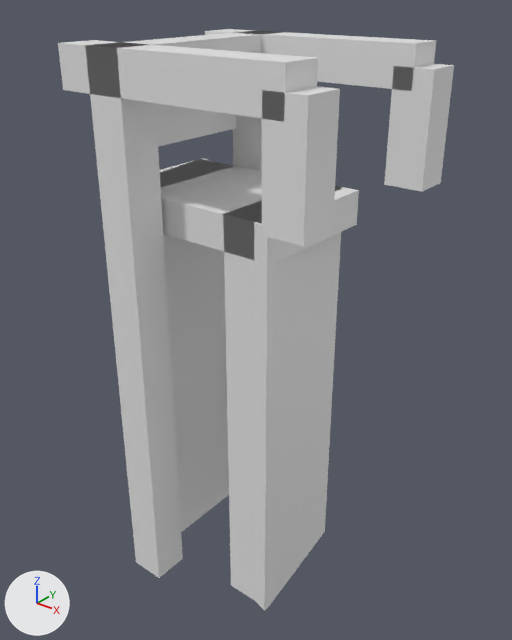
What one commit did to the glTF model models/maasland/maasland-brug-844be4f4/maasland-brug-844be4f4.glb.
The view is the same before and after, from a 50 mm lens placed at (10.33, -11.97, 4.44), pointed at (0.65, 0.13, -3.07). Every picture has the same lights, and +X, +Y and +Z are marked at lower left. The first picture is the older version.

The first picture shows 'building:balans', 'building:balans 2', 'building:contragewicht', 'building:hamei', 'building:hamei 2', 'building:hangstang', 'building:hangstang 2', 'building:portaal', 'road:dek', 'road:landhoofd (aangenomen)', 'road:landhoofd (aangenomen) 2'.
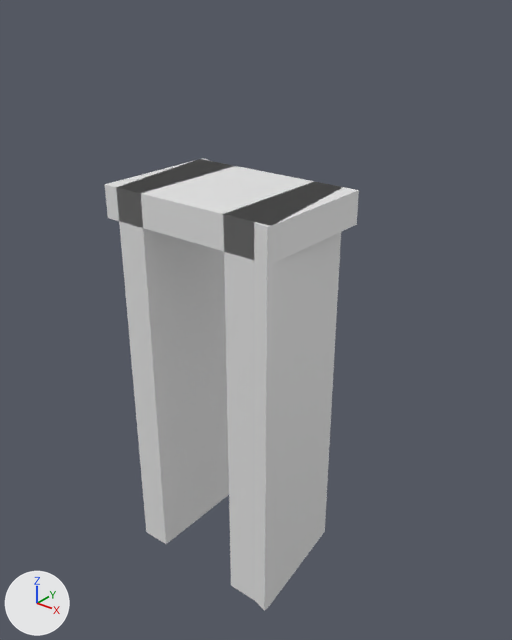
Changed parts and their boxes (x1, y1, x2, y2) in the pictures (512 x 640 px):
'building:hamei 2', deleted: before (86, 42, 183, 578)
'building:balans 2', deleted: before (58, 40, 318, 121)
'building:hangstang 2', deleted: before (262, 86, 340, 246)
'building:hangstang', deleted: before (384, 64, 454, 192)
'building:balans', deleted: before (205, 29, 436, 91)
'building:contragewicht', deleted: before (156, 103, 236, 147)
'building:portaal', deleted: before (106, 32, 272, 53)
'building:hamei', deleted: before (233, 31, 280, 171)

Patch to the scene script:
```diff
--- a/models/maasland/maasland-brug-844be4f4/maasland-brug-844be4f4.glb.py
+++ b/models/maasland/maasland-brug-844be4f4/maasland-brug-844be4f4.glb.py
@@ ob_building_hamei @@
-ob_building_hamei = bpy.data.objects.new('building:hamei', me_hamei)
-ob_building_hamei.location = (0.0, 0.0, 0.0)
@@ ob_building_hamei_2 @@
-ob_building_hamei_2 = bpy.data.objects.new('building:hamei 2', me_hamei_2)
-ob_building_hamei_2.location = (0.0, 0.0, 0.0)
@@ ob_building_portaal @@
-ob_building_portaal = bpy.data.objects.new('building:portaal', me_portaal)
-ob_building_portaal.location = (0.0, 0.0, 0.0)
@@ ob_building_balans @@
-ob_building_balans = bpy.data.objects.new('building:balans', me_balans)
-ob_building_balans.location = (0.0, 0.0, 0.0)
@@ ob_building_hangstang @@
-ob_building_hangstang = bpy.data.objects.new('building:hangstang', me_hangstang)
-ob_building_hangstang.location = (0.0, 0.0, 0.0)
@@ ob_building_balans_2 @@
-ob_building_balans_2 = bpy.data.objects.new('building:balans 2', me_balans_2)
-ob_building_balans_2.location = (0.0, 0.0, 0.0)
@@ ob_building_hangstang_2 @@
-ob_building_hangstang_2 = bpy.data.objects.new('building:hangstang 2', me_hangstang_2)
-ob_building_hangstang_2.location = (0.0, 0.0, 0.0)
@@ ob_building_contragewicht @@
-ob_building_contragewicht = bpy.data.objects.new('building:contragewicht', me_contragewicht)
-ob_building_contragewicht.location = (0.0, 0.0, 0.0)
```
